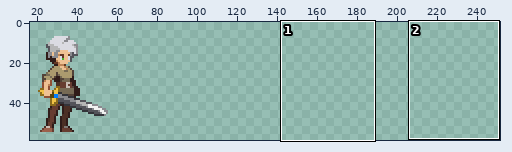
Two states of a sprite sheet, assets/entities/Idle-Sheet.png. Above: a wide view before the commit, with the close-up outlined.
Close-up. Old version:
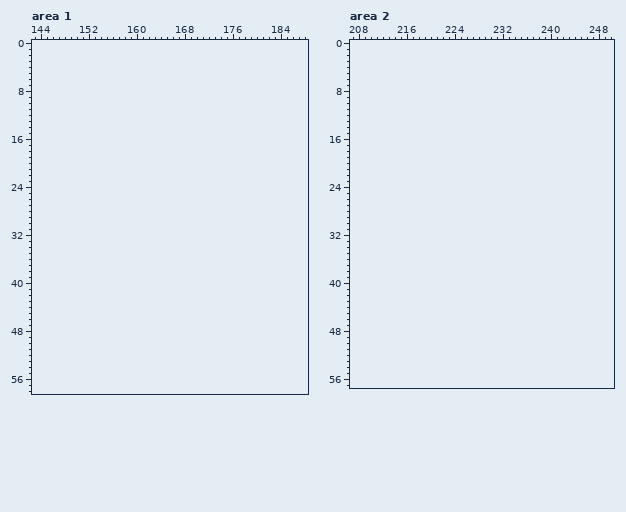
The file is 35x48 pixels. Shown: area 1: x 143..188, y 0..58; area 2: x 207..250, y 0..57. The old version is drawn lined up with the new one, on the new canvas. The wide view leaves out empty margins. The commit also changed other parts of the picture, which this record leaves out.
The same view after the edit:
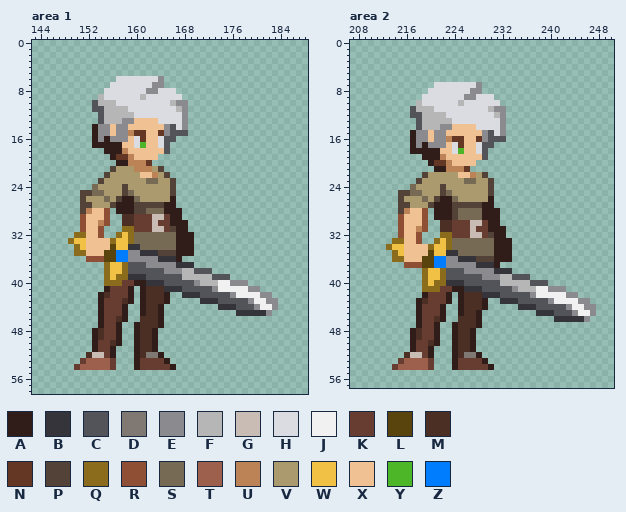
Palette (. is transparent): A #301c19  B #34343a  C #53535a  D #7f7873  E #8a8a8f  F #b6b6b6  G #c8bcb4  H #dbdbe2  J #f1f1f1  K #673d31  L #5a440d  M #4b2f25  N #633724  P #524238  Q #8b6b1c  R #8f4f34  S #766a55  T #9c604c  U #bc8356  V #ab9a6e  W #f1c146  X #efc193  Y #4cb528  Z #007dff
What changed:
canvas 35x48 -> 256x64, the old top-left corner now at 21,7
Area 1:
y 6: x 157..164 ........ -> HHHHHHHE
y 7: x 156..164 ......... -> HHHHHHHEE
y 8: x 155..166 ............ -> HHHHHHHEEHHH
y 9: x 154..167 .............. -> FHHHHHHFHHHHHH
y 10: x 153..168 ................ -> CFFFHHHHHHHHHFEE
y 11: x 153..168 ................ -> CCFFFFHHHHHHHHFE
y 12: x 154..168 ............... -> CFFFFFHHHHHHHHE
y 13: x 154..168 ............... -> CFFFEEXXXXHHHHE
y 14: x 153..168 ................ -> AEEXEEXXXXXXECHE
y 15: x 153..168 ................ -> AEEXEEUNNXXNECCC
y 16: x 153..166 .............. -> AEAEEEXHNXXHCC
y 17: x 153..165 ............. -> AAAAAXXHYXXHC
y 18: x 155..165 ........... -> AAAUXXXXXXC
y 19: x 156..163 ........ -> ANNUXXXX
y 20: x 157..162 ...... -> AAUUUN
y 21: x 156..164 ......... -> PVVVUUUVP
y 22: x 155..165 ........... -> PVVVVVXXUVP
y 23: x 154..166 ............. -> PVVVVVVVSSVVP
y 24: x 153..166 .............. -> SVVVVPVVVVVVVP
y 25: x 151..166 ................ -> PPSSVVVPSVVVVVVP
y 26: x 151..166 ................ -> PVVVSVPAASVVVVVA
y 27: x 151..166 ................ -> PPVVVPAAAPPPPPAA
y 28: x 151..155 ..... -> PUXXR; x 157..167 ........... -> AAAPPSSSAAA
y 29: x 151..155 ..... -> RXXXR; x 158..167 .......... -> MMKKKGGKAA
y 30: x 151..155 ..... -> RXXUR; x 158..168 ........... -> MMKKKGKKAAA
y 31: x 151..154 .... -> RXXR; x 158..168 ........... -> QQKKKGGKPAA
y 32: x 150..154 ..... -> QQXXR; x 157..169 ............. -> QWQSSSSSSSAAA
y 33: x 149..169 ..................... -> QWWXXXXQWWQSSSSSSSAAA
y 34: x 150..169 .................... -> QWXXXXLWWBBSSSSSSAAA
y 35: x 150..169 .................... -> QQXXXLLZZEEBBBPPPAAA
y 36: x 152..167 ................ -> RRRLLZZEEEEEBBBA
y 37: x 155..169 ............... -> QWWQCCCEEEEEBBB
y 38: x 155..172 .................. -> QWWQCCCCCCEEEFFCCC
y 39: x 155..175 ..................... -> QWQQBBBCCCCCCFFFFFCCC
y 40: x 155..178 ........................ -> QQQKKAABBBCCCCCEFFFJJEEE
y 41: x 155..159 ..... -> AKKKA; x 161..180 .................... -> AMMMBBBCCCCCEJJJJJEE
y 42: x 154..159 ...... -> AMKKKA; x 161..165 ..... -> AMMMA; x 168..182 ............... -> BBBCCCCCEJJJJEE
y 43: x 154..159 ...... -> AKKKMA; x 161..165 ..... -> AMMMA; x 171..183 ............. -> BBBCCCCCEJJEE
y 44: x 154..158 ..... -> AKKKA; x 161..164 .... -> AMMA; x 174..183 .......... -> BBBCCCEJJE
y 45: x 154..158 ..... -> AKKKA; x 161..164 .... -> AMMA; x 177..182 ...... -> BBBBBE
y 46: x 154..158 ..... -> AKKMA; x 161..164 .... -> MMMA
y 47: x 154..157 .... -> AKKA; x 160..164 ..... -> AMMMA
y 48..49: x 153..157 ..... -> AMKKA; x 160..163 .... -> AMMA
y 50: x 153..157 ..... -> AKKMA; x 160..163 .... -> AMMA
y 51: x 153..156 .... -> AKKA; x 160..163 .... -> AMMA
y 52: x 152..156 ..... -> MGGKA; x 160..164 ..... -> AMDDA
y 53: x 151..156 ...... -> KTTTTK; x 160..165 ...... -> AKKKKA
y 54: x 150..156 ....... -> KTTTTTK; x 160..166 ....... -> AKKKKKA
Area 2:
y 7: x 221..228 ........ -> HHHHHHHE
y 8: x 220..228 ......... -> HHHHHHHEE
y 9: x 219..230 ............ -> HHHHHHHEEHHH
y 10: x 218..231 .............. -> FHHHHHHFHHHHHH
y 11: x 217..232 ................ -> CFFFHHHHHHHHHFEE
y 12: x 217..232 ................ -> CCFFFFHHHHHHHHFE
y 13: x 218..232 ............... -> CFFFFFHHHHHHHHE
y 14: x 218..232 ............... -> CFFFEEXXXXHHHHE
y 15: x 217..232 ................ -> AEEXEEXXXXXXECHE
y 16: x 217..232 ................ -> AEEXEEUNNXXNECCC
y 17: x 217..230 .............. -> AEAEEEXHNXXHCC
y 18: x 217..229 ............. -> AAAAAXXHYXXHC
y 19: x 219..229 ........... -> AAAUXXXXXXC
y 20: x 220..227 ........ -> ANNUXXXX
y 21: x 221..226 ...... -> AAUUUN
y 22: x 219..229 ........... -> PVVVVVXXUVP
y 23: x 218..230 ............. -> PVVVVVVVSSVVP
y 24: x 217..230 .............. -> SVVVVPVVVVVVVP
y 25: x 215..230 ................ -> PPSSVVVPSVVVVVVP
y 26: x 215..230 ................ -> PVVVSVPAASVVVVVA
y 27: x 215..230 ................ -> PPVVVPAAAPPPPPAA
y 28: x 215..219 ..... -> PUXXR; x 221..231 ........... -> AAAPSSSSAAA
y 29: x 215..219 ..... -> RXXXR; x 221..231 ........... -> AAAPSSSSAAA
y 30: x 215..219 ..... -> RXXXR; x 222..231 .......... -> MMKKKGGKAA
y 31: x 215..219 ..... -> RXXUR; x 222..232 ........... -> MMKKKGKKAAA
y 32: x 215..218 .... -> RXXR; x 222..232 ........... -> QQKKKGGKPAA
y 33: x 214..218 ..... -> QQXXR; x 221..233 ............. -> QWQSSSSSSSAAA
y 34: x 213..233 ..................... -> QWWXXXXQWWQSSSSSSSAAA
y 35: x 214..233 .................... -> QWXXXXLWWBBSSSSSSAAA
y 36: x 214..233 .................... -> QQXXXLLZZEEBBBPPPAAA
y 37: x 216..231 ................ -> RRRLLZZEEEEEBBBA
y 38: x 219..233 ............... -> QWWQCCCEEEEEBBB
y 39: x 219..236 .................. -> QWWQCCCCCCEEEFFCCC
y 40: x 219..239 ..................... -> QWQQBBBCCCCCCFFFFFCCC
y 41: x 219..242 ........................ -> QQQKKAABBBCCCCCEFFFJJEEE
y 42: x 219..223 ..... -> AKKKA; x 225..244 .................... -> AMMMBBBCCCCCEJJJJJEE
y 43: x 218..223 ...... -> AMKKKA; x 225..229 ..... -> AMMMA; x 232..246 ............... -> BBBCCCCCEJJJJEE
y 44: x 218..222 ..... -> AKKKA; x 225..229 ..... -> AMMMA; x 235..247 ............. -> BBBCCCCCEJJEE
y 45: x 218..222 ..... -> AKKKA; x 225..228 .... -> AMMA; x 238..247 .......... -> BBBCCCEJJE
y 46: x 218..222 ..... -> AKKMA; x 225..228 .... -> MMMA; x 241..246 ...... -> BBBBBE
y 47: x 218..221 .... -> AKKA; x 224..228 ..... -> AMMMA
y 48..49: x 217..221 ..... -> AMKKA; x 224..227 .... -> AMMA
y 50: x 217..221 ..... -> AKKMA; x 224..227 .... -> AMMA
y 51: x 217..220 .... -> AKKA; x 224..227 .... -> AMMA
y 52: x 216..220 ..... -> MGGKA; x 224..228 ..... -> AMDDA
y 53: x 215..220 ...... -> KTTTTK; x 224..229 ...... -> AKKKKA
y 54: x 214..220 ....... -> KTTTTTK; x 224..230 ....... -> AKKKKKA
Changed places in both close-ups, as pixel boxes (x1, y1, x2, y2):
added: (68, 76, 278, 370)
added: (386, 82, 596, 370)
